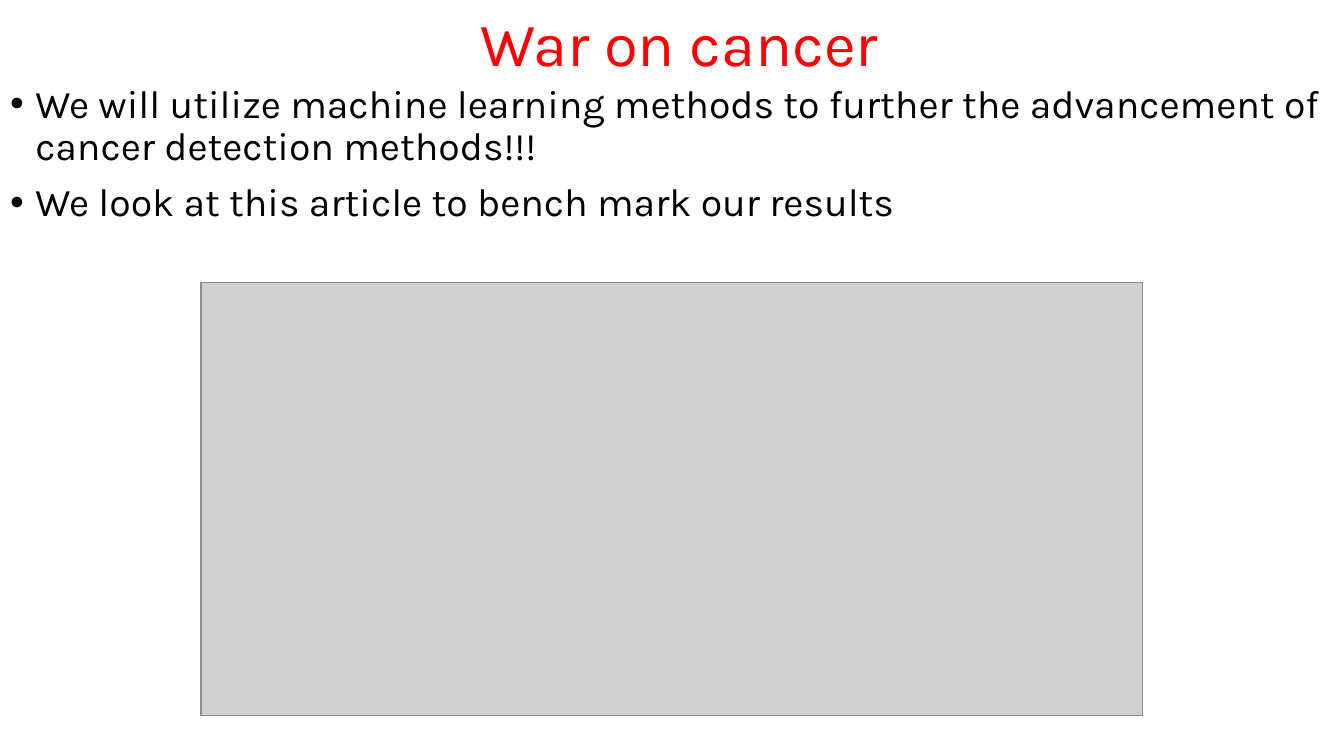
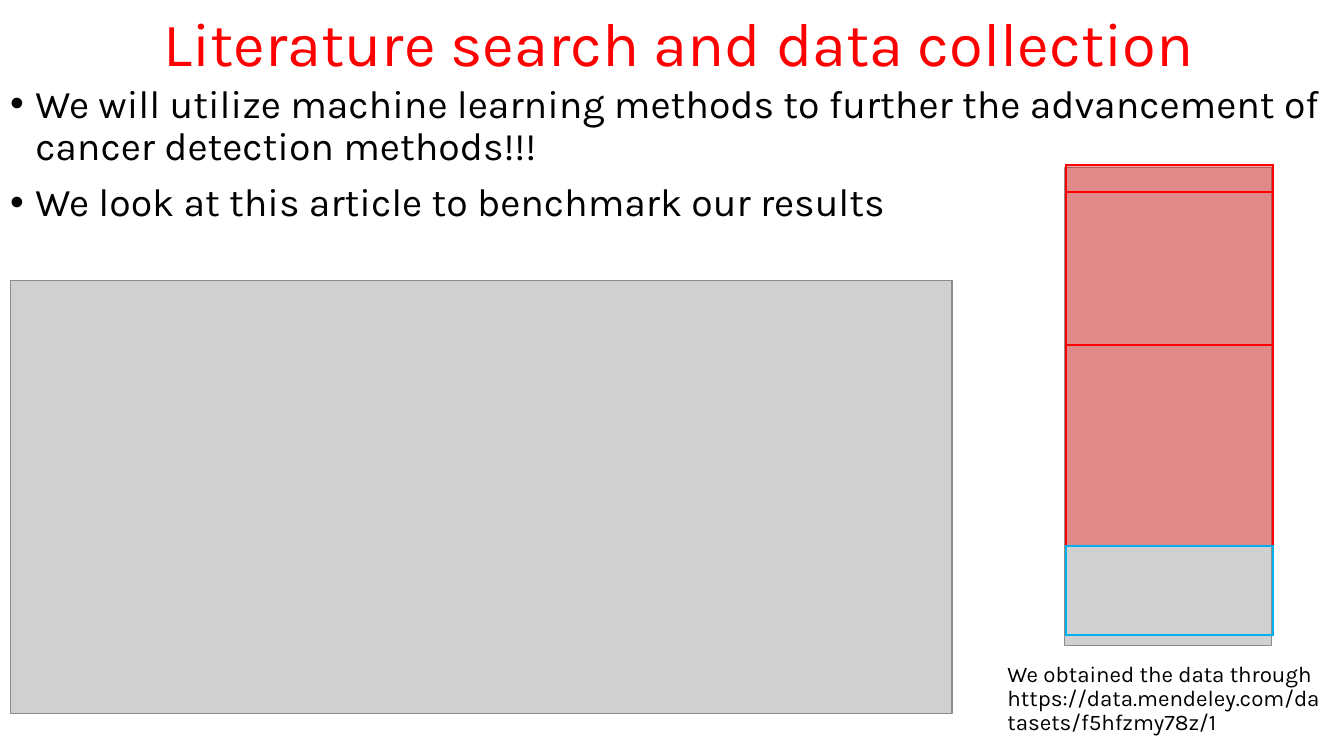
Before and after one commit to kpark11/Springboard, a slide deck: slide 6 of Capstone-Project/SERS_Raman_Pancreatic_Cancer/Detection of pancreatic cancer through Raman Spectroscopy and.pptx. Drawn at 1344x756 pixels with LibreOffice and Linux fonts; fonts in the diff are those of the drawing; grey boxes stand for pictures. Boxes give left, top, right and bottom in pixels: in the first picture for what was removed or moved away, otherwise in the second. Text is boxed around its words. In the diff, an @@ line names an element or a change of style, - is before the commit and + after.

```diff
--- a/Capstone-Project/SERS_Raman_Pancreatic_Cancer/Detection of pancreatic cancer through Raman Spectroscopy and.pptx
+++ b/Capstone-Project/SERS_Raman_Pancreatic_Cancer/Detection of pancreatic cancer through Raman Spectroscopy and.pptx
@@ title at [164, 23, 1194, 67]: text changed @@
-War on cancer
+Literature search and data collection
@@ picture added at [1066, 167, 1272, 645] @@
@@ rectangle added at [1067, 165, 1273, 192], fill #FF0000 at 34% opacity, outline #FF0000 1.5 pt @@
@@ text at [35, 189, 885, 217]: spaces changed @@
-• We look at this article to bench mark our results
+• We look at this article to benchmark our results
@@ rectangle added at [1067, 192, 1273, 345], fill #FF0000 at 34% opacity, outline #FF0000 1.5 pt @@
@@ picture: place and size @@
-picture at [201, 283, 1142, 716]
+picture at [10, 281, 952, 714]
@@ rectangle added at [1067, 346, 1273, 546], fill #FF0000 at 34% opacity, outline #FF0000 1.5 pt @@
@@ rectangle added at [1067, 546, 1273, 635], outline #00B0F0 1.5 pt @@
@@ text added at [1007, 666, 1319, 736], 16 pt, text #000000 @@
+We obtained the data through https://data.mendeley.com/datasets/f5hfzmy78z/1
```
Also in this commit, not shown: 4 other slides changed, 20 slides added, 2 other files.
